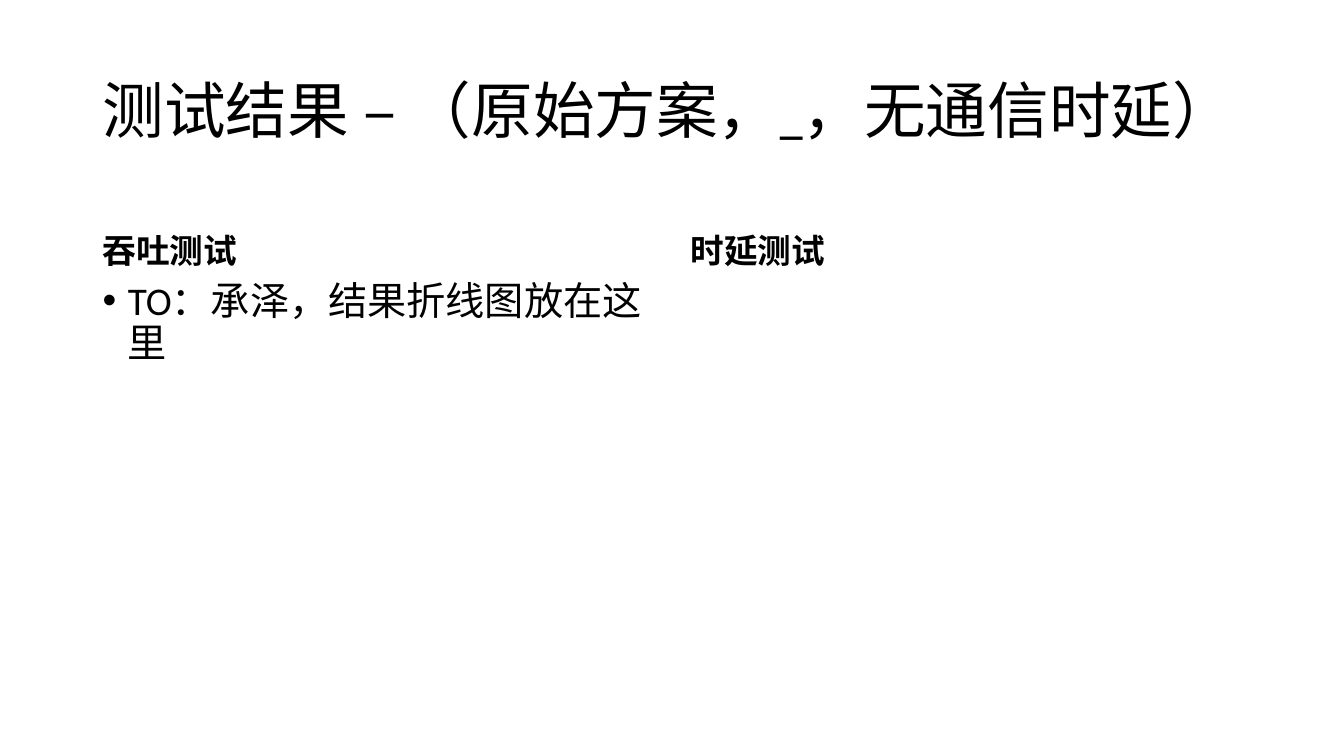
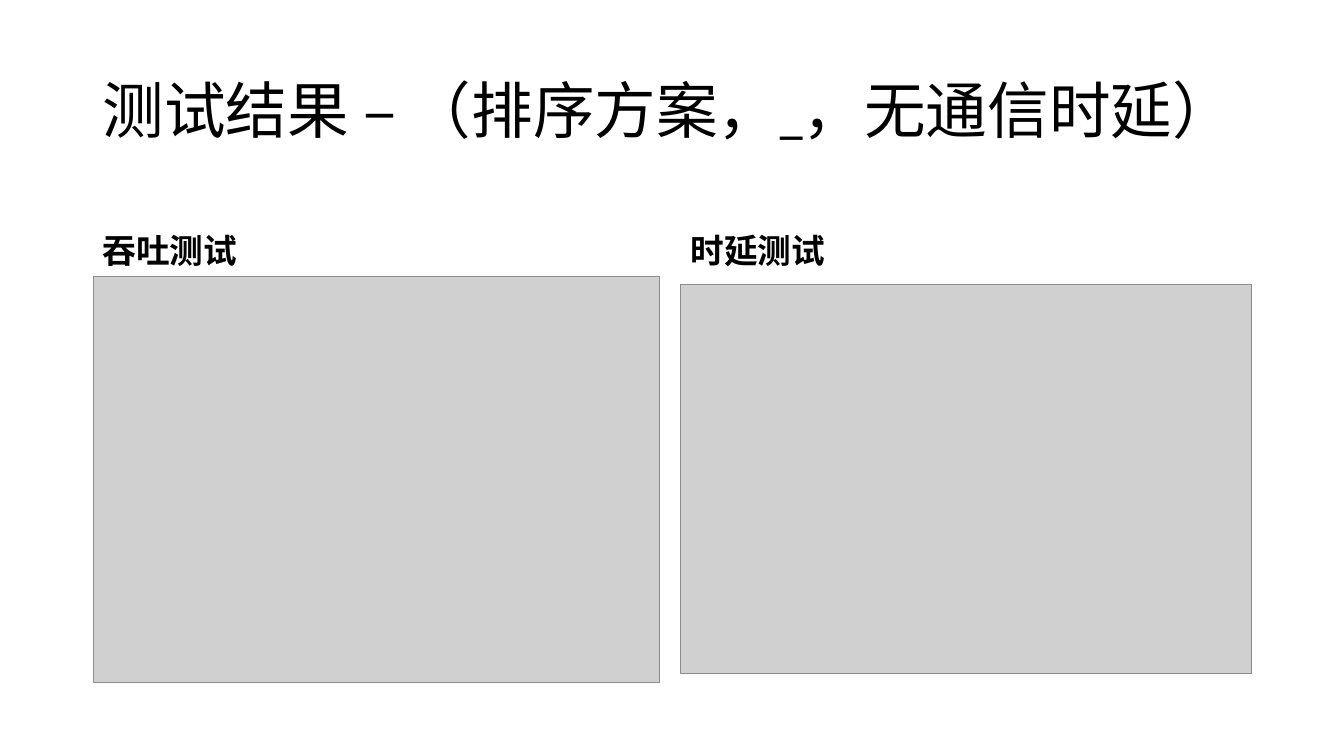
Before and after one commit to fhydralisk/report_hw, a slide deck: slide 8 of 1.15-Fan Chengze.pptx (slide 6 before the commit). Drawn at 1344x756 pixels with LibreOffice and Linux fonts; fonts in the diff are those of the drawing; grey boxes stand for pictures. Boxes give left, top, right and bottom in pixels: in the first picture for what was removed or moved away, otherwise in the second. Text is boxed around its words. In the diff, an @@ line names an element or a change of style, - is before the commit and + after.

```diff
--- a/1.15-Fan Chengze.pptx
+++ b/1.15-Fan Chengze.pptx
@@ title at <box>103,80,1234,140</box>: text changed @@
-测试结果 – （原始方案，_，无通信时延）
+测试结果 – （排序方案，_，无通信时延）
@@ picture added at <box>94,276,659,683</box> @@
@@ text removed at <box>128,282,642,359</box> @@
-• TO：承泽，结果折线图放在这里
@@ picture added at <box>681,285,1252,675</box> @@
```
Also in this commit, not shown: 8 other slides changed, 1 slide added.
